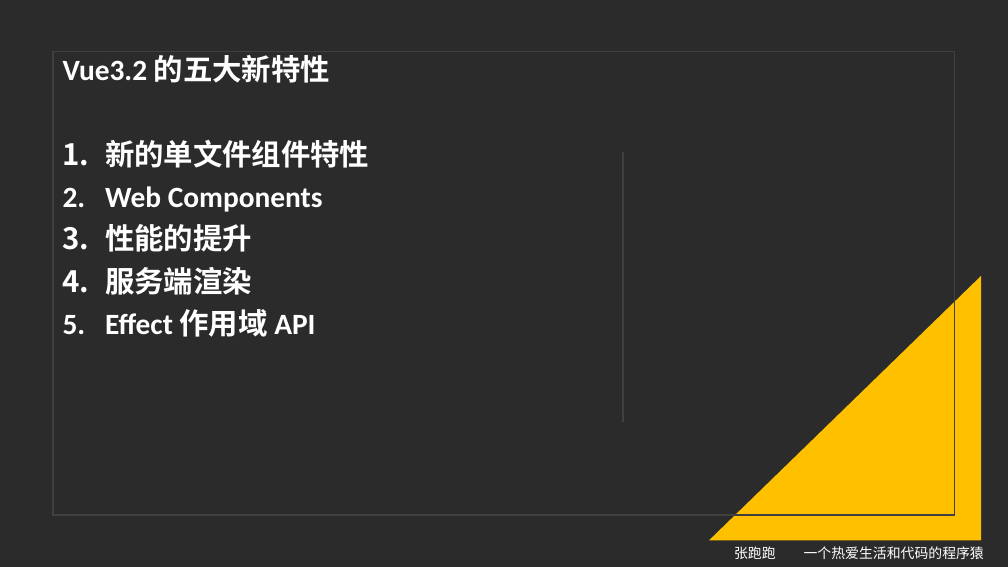
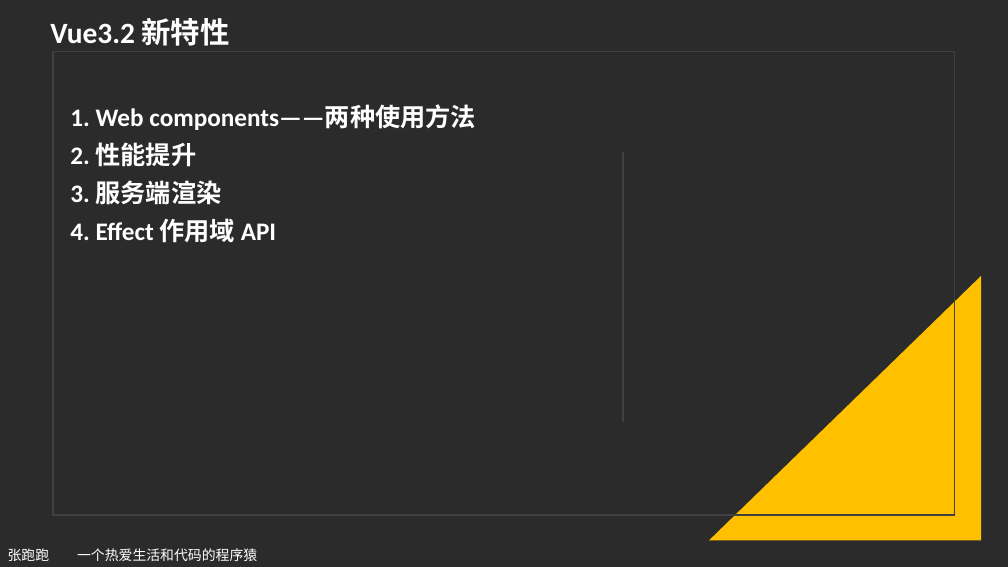
Before and after one commit to iyuangang/web-study-record, a slide deck: slide 13 of Vue/Vue3.2-released/vue3.2详细教程.pptx (slide 5 before the commit). Drawn at 1008x567 pixels with LibreOffice and Linux fonts; fonts in the diff are those of the drawing; background and template pictures are left out; a plain dark background stands for a picture behind light text. Boxes give left, top, right and bottom in pixels: in the first picture for what was removed or moved away, otherwise in the second. Text is boxed around its words. In the diff, an @@ line names an element or a change of style, - is before the commit and + after.

```diff
--- a/Vue/Vue3.2-released/vue3.2详细教程.pptx
+++ b/Vue/Vue3.2-released/vue3.2详细教程.pptx
@@ text added at (50, 18, 230, 46), 28 pt, text #FFFFFF, bold @@
+Vue3.2 新特性
@@ subtitle at (70, 106, 476, 243): text changed; size 28 to 24 pt @@
-Vue3.2 的五大新特性
-1. 新的单文件组件特性
-2. Web Components
-3. 性能的提升
-4. 服务端渲染
-5. Effect 作用域 API
+1. Web components——两种使用方法
+2. 性能提升
+3. 服务端渲染
+4. Effect 作用域 API
@@ text "张跑跑 一个热爱生活和代码的程序猿": place and size @@
-text "张跑跑 一个热爱生活和代码的程序猿" at (734, 546, 984, 559)
+text "张跑跑 一个热爱生活和代码的程序猿" at (8, 548, 257, 561)
```
Also in this commit, not shown: 7 other slides changed, 9 slides added, 9 other files.
